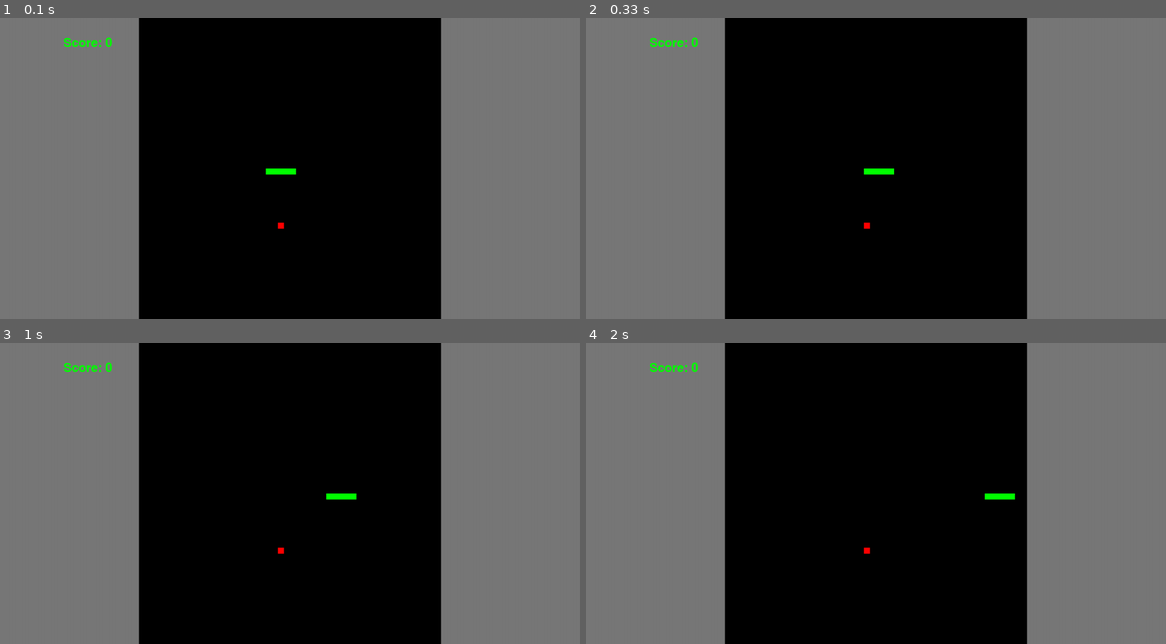
Above: before the commit, frames 1-4 (two rows, left to right).
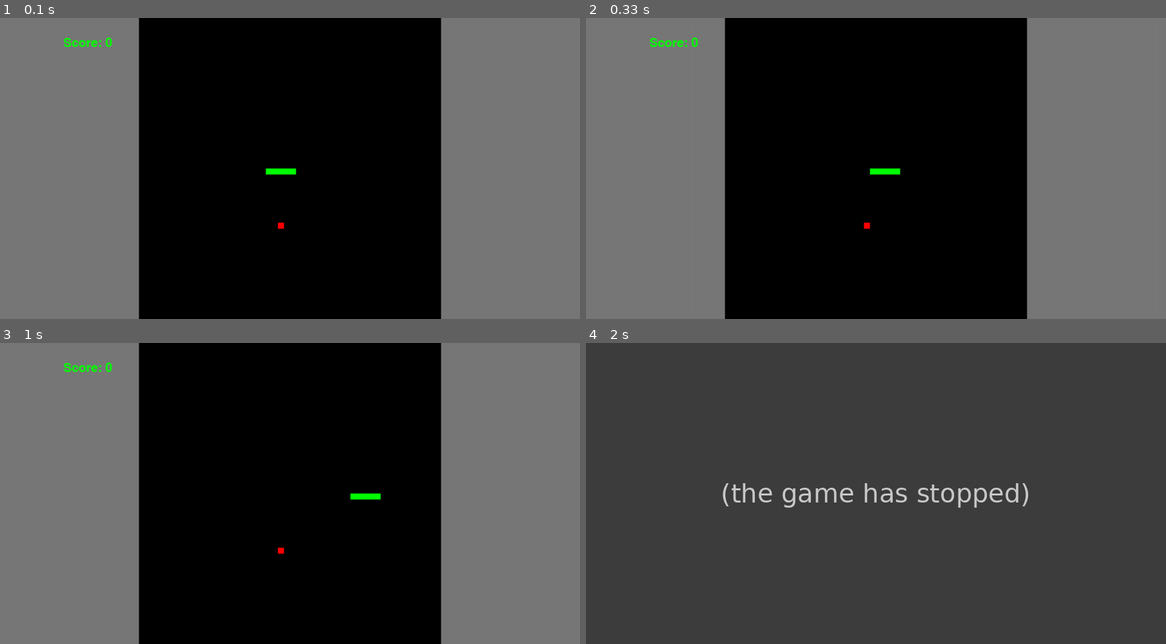
Above: after the commit, the same moments.

Repository: ronniebasak/pysnake
Game: pygame game, started from main.py
Same seed, same stepped clock (60 frames per second), same inputs: the game is played once before the commit and once after it.
Inputs:
- Up to frame 1 (0.1 s): no input
- Up to frame 2 (0.33 s): no input
- Up to frame 3 (1 s): no input
- Up to frame 4 (2 s): no input

Frame 1 is identical in both runs. In frame 2, less than 0.1% of the frame differs, in the area x 47-55%, y 50-53%; in frame 3, 0.2%; in frame 4, 100%, in the area x 0-100%, y 0-100%.
After the commit the program exited at 1.72 s; later frames show no game.

Commit message:
Game in working state

Diff:
--- a/snake.py
+++ b/snake.py
@@ -27,11 +27,9 @@
 
         self.snake_length = length
         self.snake = []
-        self.timer_delay = 1000/12
+        self.timer_delay = 1000/15
         self.timer = pygame.time.set_timer(game_events.SnakeTimerEvent, int(self.timer_delay))
         self.direction: SnakeDirectionEnum = SnakeDirectionEnum.RIGHT
-        self.alive = True
-        self.GOMusic = pygame.mixer.Sound("asets/gameover.mp3")
         self.init_snake()
 
 
@@ -55,18 +53,15 @@
 
         head = self.snake[-1]
         if head.x < 0 or head.x >= self.BOX_DIMENTION or head.y < 0 or head.y >= self.BOX_DIMENTION:
-            self.alive = False
-            self.snake_color = pygame.color(255, 0, 0)
             pygame.event.post(game_events.GameOverEvent)
         elif head in self.snake[:-1]:
-            self.alive = False
             pygame.event.post(game_events.GameOverEvent)
 
 
 
     def handle_event(self, event: pygame.event.Event):
         # print("EVENT", event.type)
-        if event.type == game_events.SnakeTimerEvent.type and self.alive:
+        if event.type == game_events.SnakeTimerEvent.type:
             head = self.snake[-1]
 
             new_vec = None
